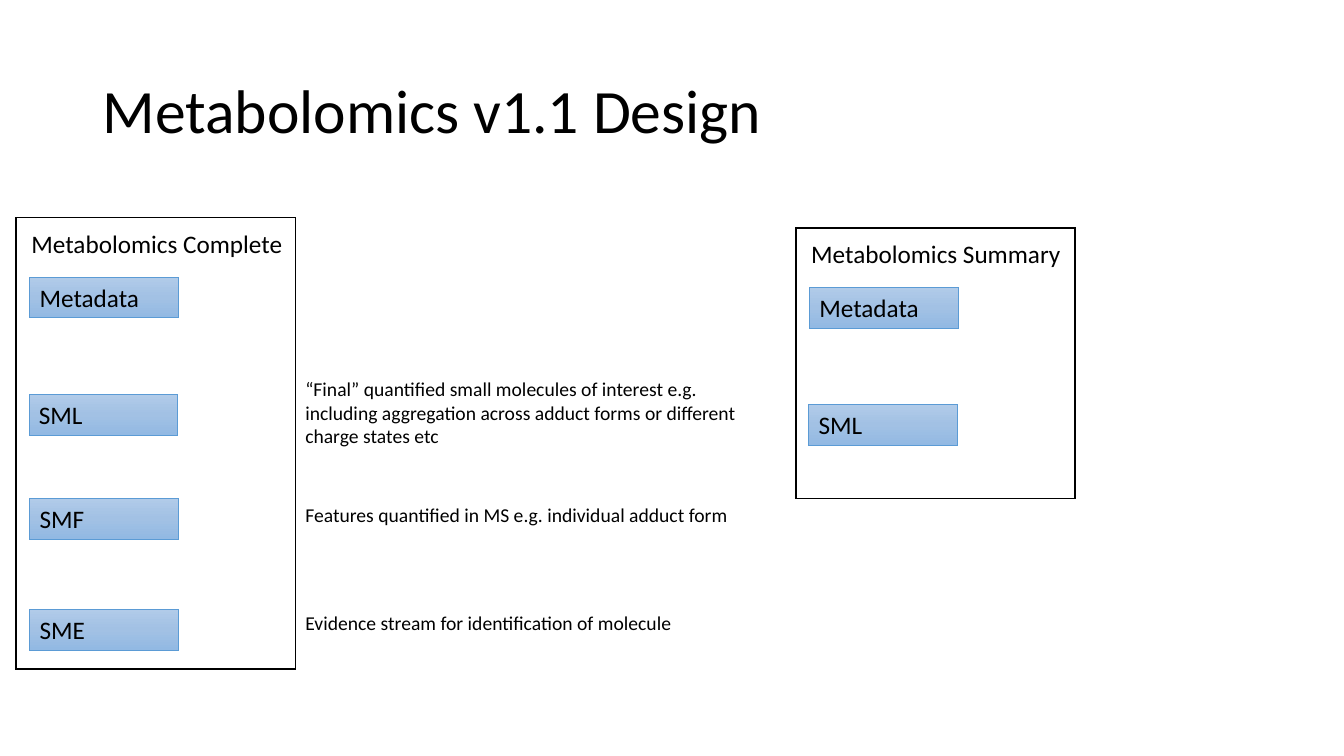
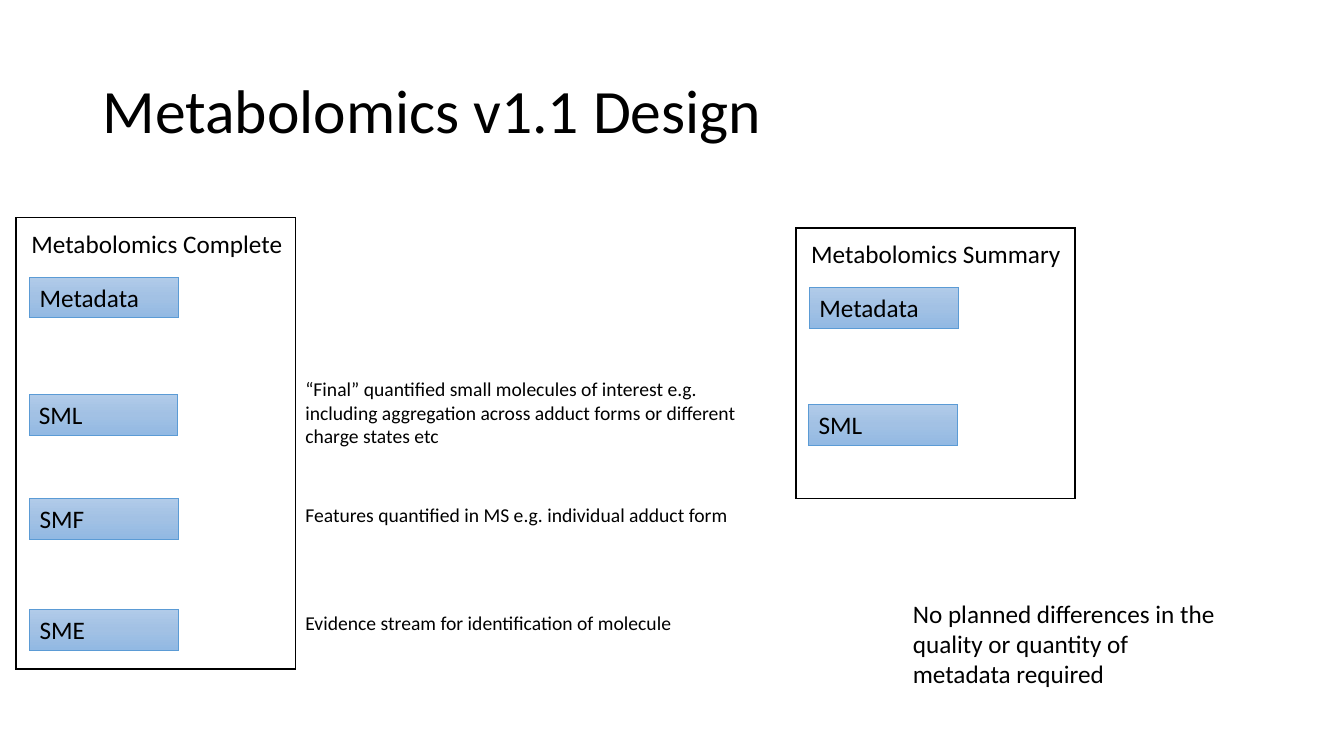
Before and after one commit to HUPO-PSI/mzTab, a slide deck: slide 7 of specification_document/1_1_draft_specs/Version11_design_considerations.pptx (slide 3 before the commit). Drawn at 1344x756 pixels with LibreOffice and Linux fonts; fonts in the diff are those of the drawing. Boxes give left, top, right and bottom in pixels: in the first picture for what was removed or moved away, otherwise in the second. Text is boxed around its words. In the diff, an @@ line names an element or a change of style, - is before the commit and + after.

```diff
--- a/specification_document/1_1_draft_specs/Version11_design_considerations.pptx
+++ b/specification_document/1_1_draft_specs/Version11_design_considerations.pptx
@@ text added at (913,605,1214,687), 18 pt, text #000000 @@
+No planned differences in the quality or quantity of metadata required
```
Also in this commit, not shown: 3 other slides changed, 6 slides added.
